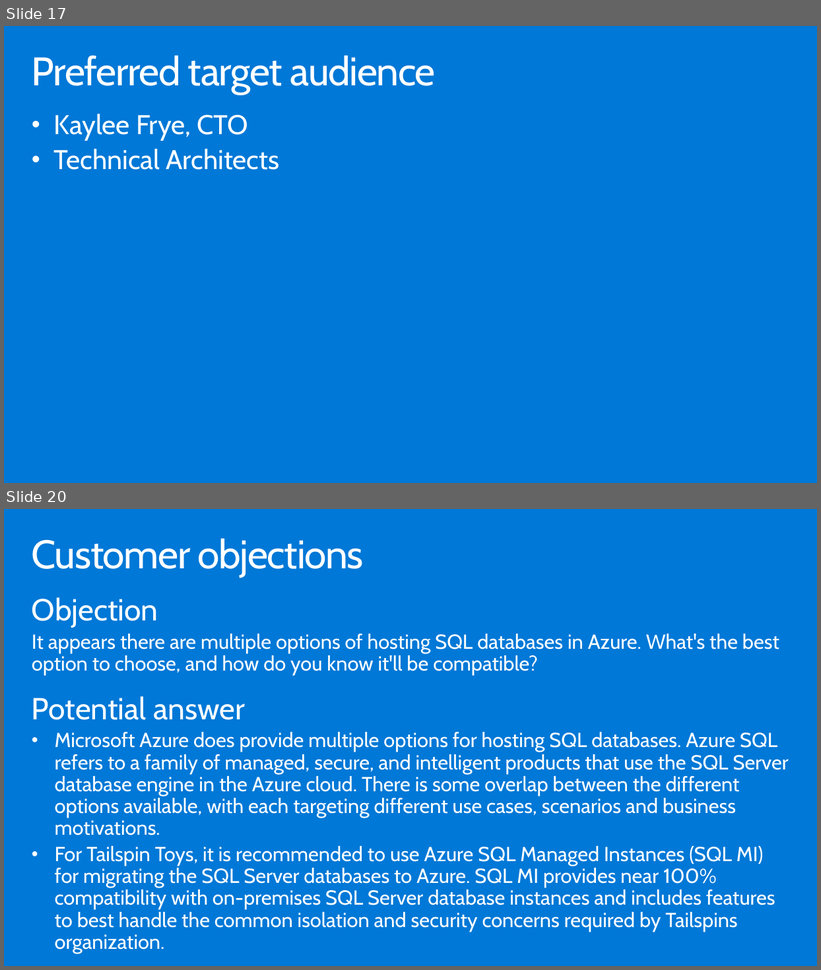
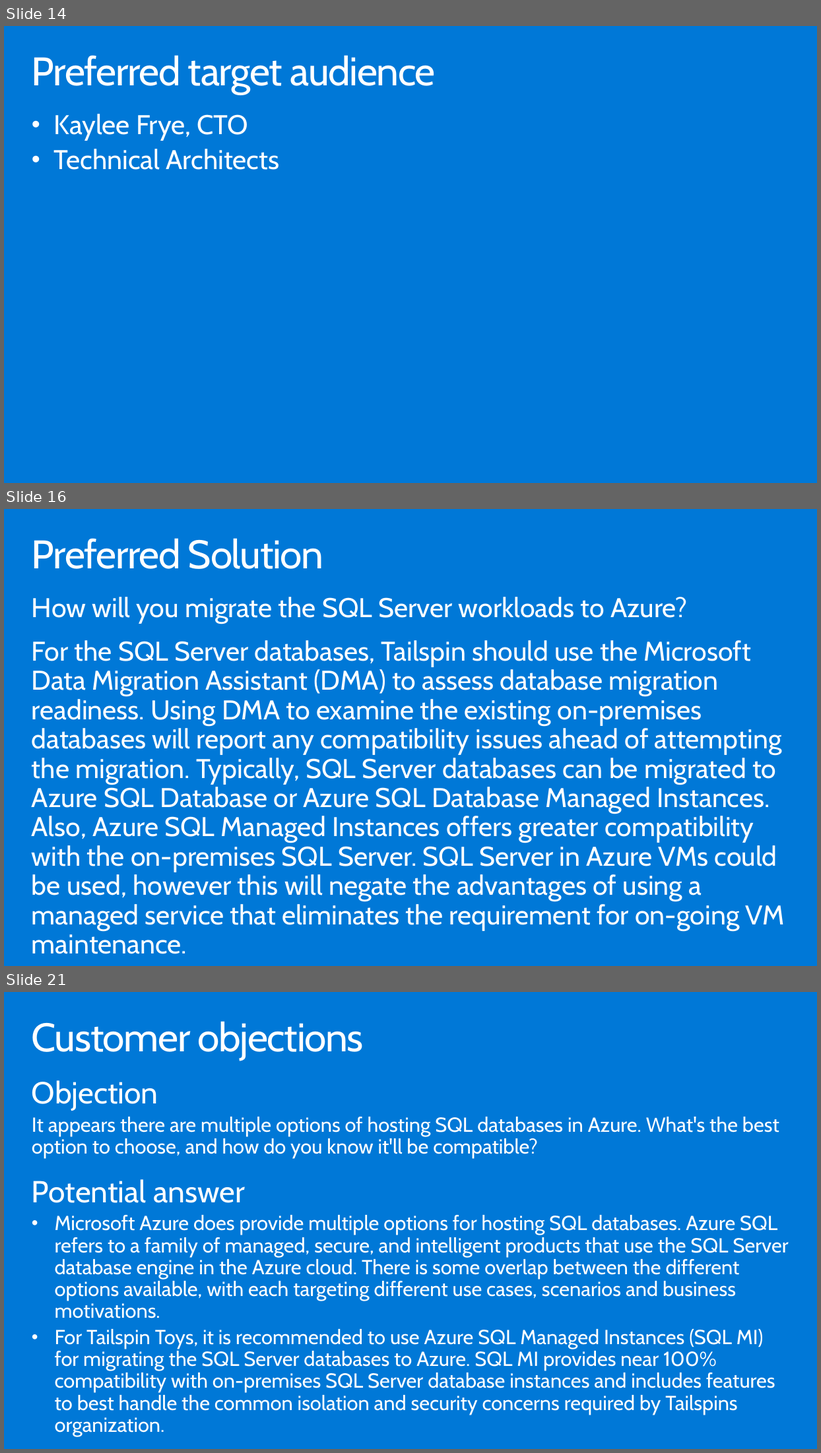
Before and after one commit to solliancenet/-Building-the-business-migration-case-with-Windows-Server-and-SQL-Server, a slide deck: Whiteboard design session/WDS trainer presentation - Building the business migration case with Windows Server and SQL Server.pptx. Shown one above the other, each under a label of ours: slides 17 and 20 before the commit, slides 14, 16 and 21 after it; the slides between them are not shown. The pictures are 821x970 and 821x1453 pixels, drawn with LibreOffice and Linux fonts; fonts in the diff are those of the drawing. Boxes give left, top, right and bottom in pixels: in the first picture for what was removed or moved away, otherwise in the second. Text is boxed around its words. In the diff, an @@ line names an element or a change of style, - is before the commit and + after.

```diff
--- a/Whiteboard design session/WDS trainer presentation - Building the business migration case with Windows Server and SQL Server.pptx
+++ b/Whiteboard design session/WDS trainer presentation - Building the business migration case with Windows Server and SQL Server.pptx
@@ slide 16 added at (4, 509, 817, 966), background #0078D7 @@
@@ title added at (32, 538, 324, 569), 47 pt, text #FFFFFF @@
+Preferred Solution
@@ text added at (32, 597, 785, 955), 32 pt, text #FFFFFF @@
+How will you migrate the SQL Server workloads to Azure?
+For the SQL Server databases, Tailspin should use the Microsoft Data Migration Assistant (DMA) to assess database migration readiness. Using DMA to examine the existing on-premises databases will report any compatibility issues ahead of attempting the migration. Typically, SQL Server databases can be migrated to Azure SQL Database or Azure SQL Database Managed Instances. Also, Azure SQL Managed Instances offers greater compatibility with the on-premises SQL Server. SQL Server in Azure VMs could be used, however this will negate the advantages of using a managed service that eliminates the requirement for on-going VM maintenance.
@@ what was slide 17 is now slide 14 @@
@@ what was slide 20 is now slide 21 @@
```
Also in this commit, not shown: 5 other slides added, 5 slides removed, 2 other files.
